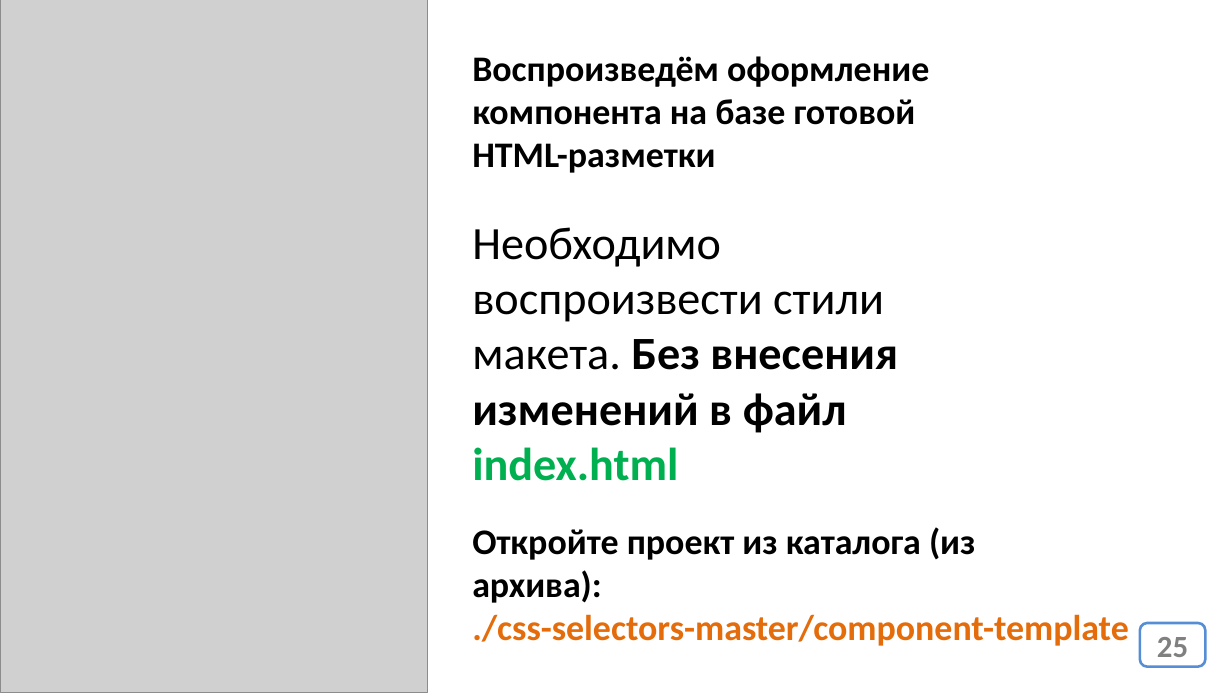
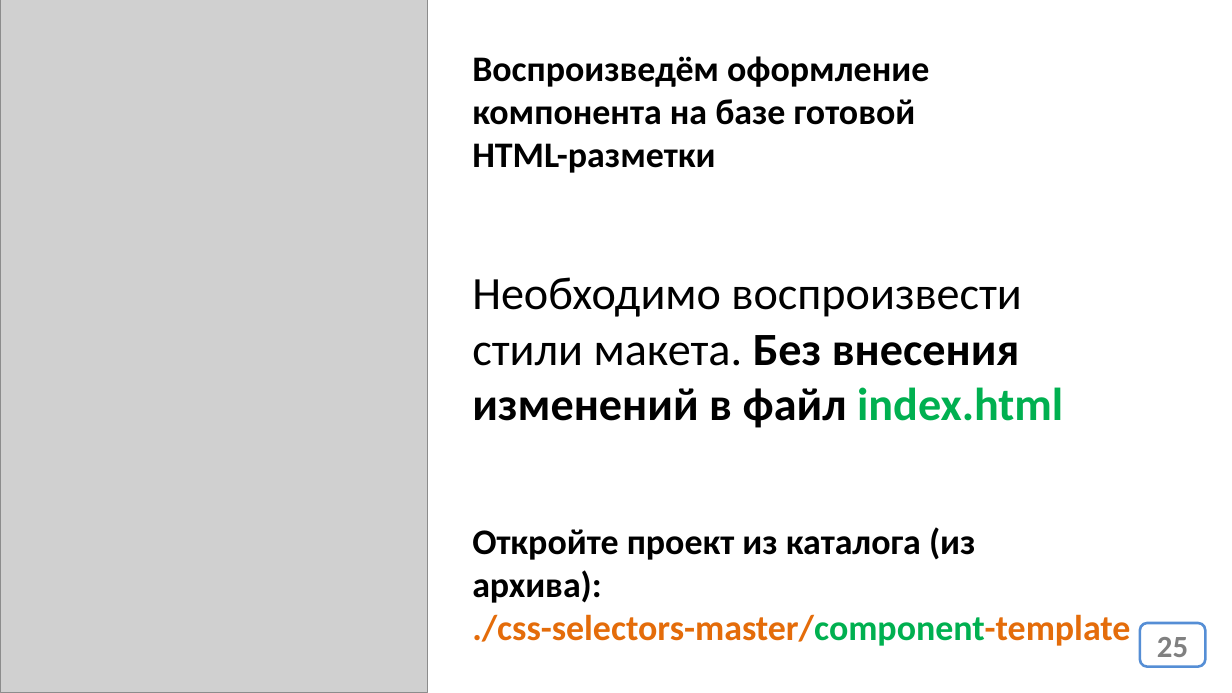
Before and after one commit to web35-ortdnipro/lesson06, a slide deck: slide 25 of lesson06.pptx. Drawn at 1232x693 pixels with LibreOffice and Linux fonts; fonts in the diff are those of the drawing; grey boxes stand for pictures. Boxes give left, top, right and bottom in pixels: in the first picture for what was removed or moved away, otherwise in the second. Text is boxed around its words. In the diff, an @@ line names an element or a change of style, - is before the commit and + after.

```diff
--- a/lesson06.pptx
+++ b/lesson06.pptx
@@ text "Необходимо воспроизвести стили макета. Без ..." rewrapped from <box>472,227,898,481</box> to <box>472,277,1063,428</box> @@
@@ text "Откройте проект из каталога (из ..." at <box>472,527,1130,646</box>: text colour #E46C0A to #00B050 in "./css-selectors-master/component-template" @@
```
Also in this commit, not shown: 2 other slides changed, 1 other file.
